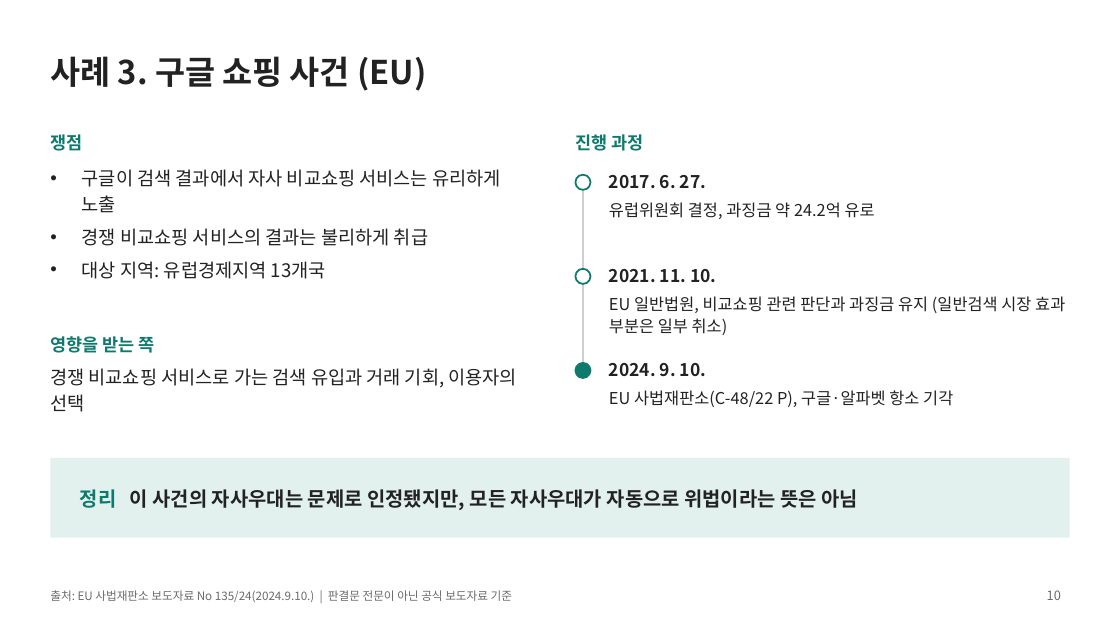
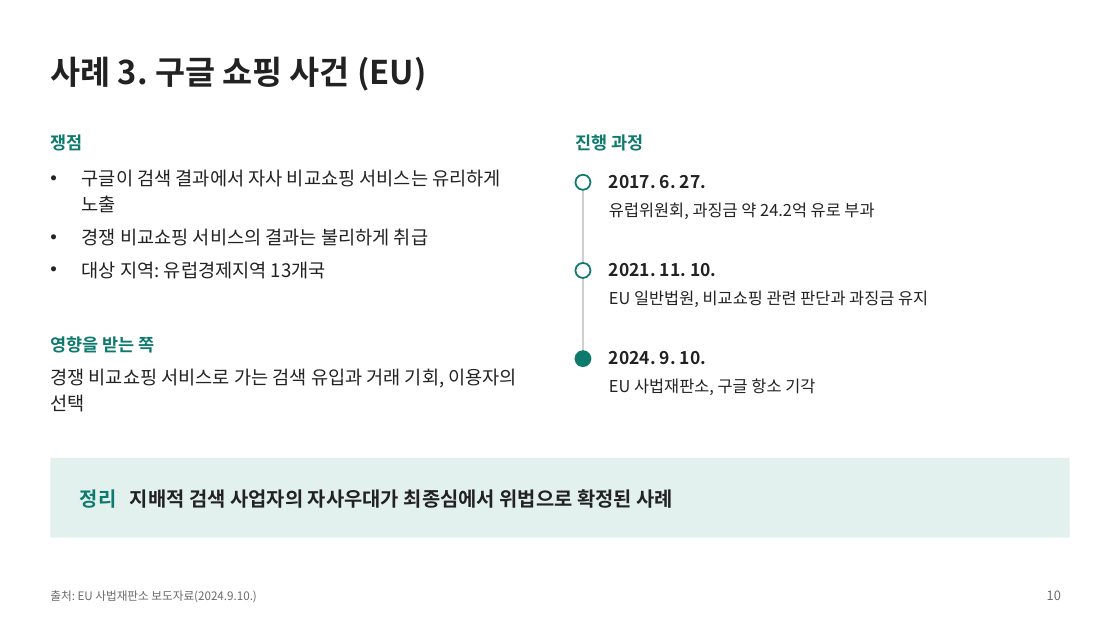
Before and after one commit to noya73305610-coder/-, a slide deck: slide 10 of 플랫폼_독점_발표_수정본.pptx. Drawn at 1120x630 pixels with LibreOffice and Linux fonts; fonts in the diff are those of the drawing. Boxes give left, top, right and bottom in pixels: in the first picture for what was removed or moved away, otherwise in the second. Text is boxed around its words. In the diff, an @@ line names an element or a change of style, - is before the commit and + after.

```diff
--- a/플랫폼_독점_발표_수정본.pptx
+++ b/플랫폼_독점_발표_수정본.pptx
@@ line moved from (583, 182) - (583, 371) to (583, 182) - (583, 359) @@
@@ text at [609, 202, 874, 219]: text changed @@
-유럽위원회 결정, 과징금 약 24.2억 유로
+유럽위원회, 과징금 약 24.2억 유로 부과
@@ ellipse: place and size @@
-ellipse at [576, 269, 591, 284]
+ellipse at [576, 263, 591, 278]
@@ text "2021. 11. 10.": place and size @@
-text "2021. 11. 10." at [609, 269, 716, 282]
+text "2021. 11. 10." at [609, 263, 716, 276]
@@ text at [609, 290, 928, 307]: text changed @@
-EU 일반법원, 비교쇼핑 관련 판단과 과징금 유지 (일반검색 시장 효과 부분은 일부 취소)
+EU 일반법원, 비교쇼핑 관련 판단과 과징금 유지
@@ ellipse: place and size @@
-ellipse at [576, 363, 591, 378]
+ellipse at [576, 351, 591, 366]
@@ text "2024. 9. 10.": place and size @@
-text "2024. 9. 10." at [609, 363, 706, 376]
+text "2024. 9. 10." at [609, 351, 706, 364]
@@ text at [609, 378, 815, 395]: text changed @@
-EU 사법재판소(C-48/22 P), 구글·알파벳 항소 기각
+EU 사법재판소, 구글 항소 기각
@@ text at [80, 489, 674, 508]: text changed @@
-정리 이 사건의 자사우대는 문제로 인정됐지만, 모든 자사우대가 자동으로 위법이라는 뜻은 아님
+정리 지배적 검색 사업자의 자사우대가 최종심에서 위법으로 확정된 사례
@@ text at [50, 590, 256, 602]: text changed @@
-출처: EU 사법재판소 보도자료 No 135/24(2024.9.10.) | 판결문 전문이 아닌 공식 보도자료 기준
+출처: EU 사법재판소 보도자료(2024.9.10.)
```
Also in this commit, not shown: 13 other slides changed.
